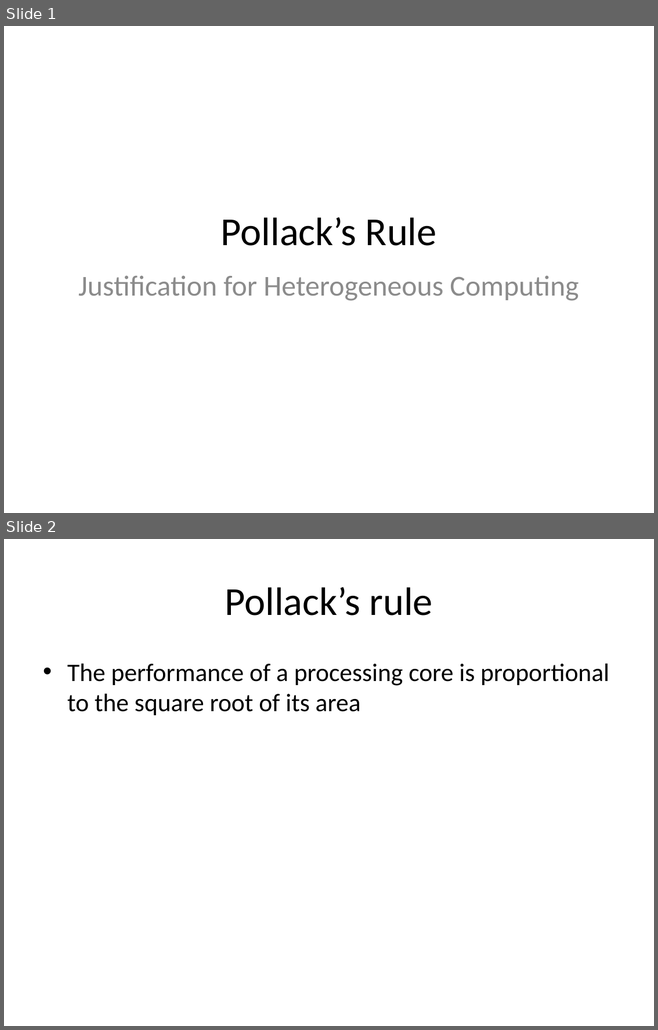
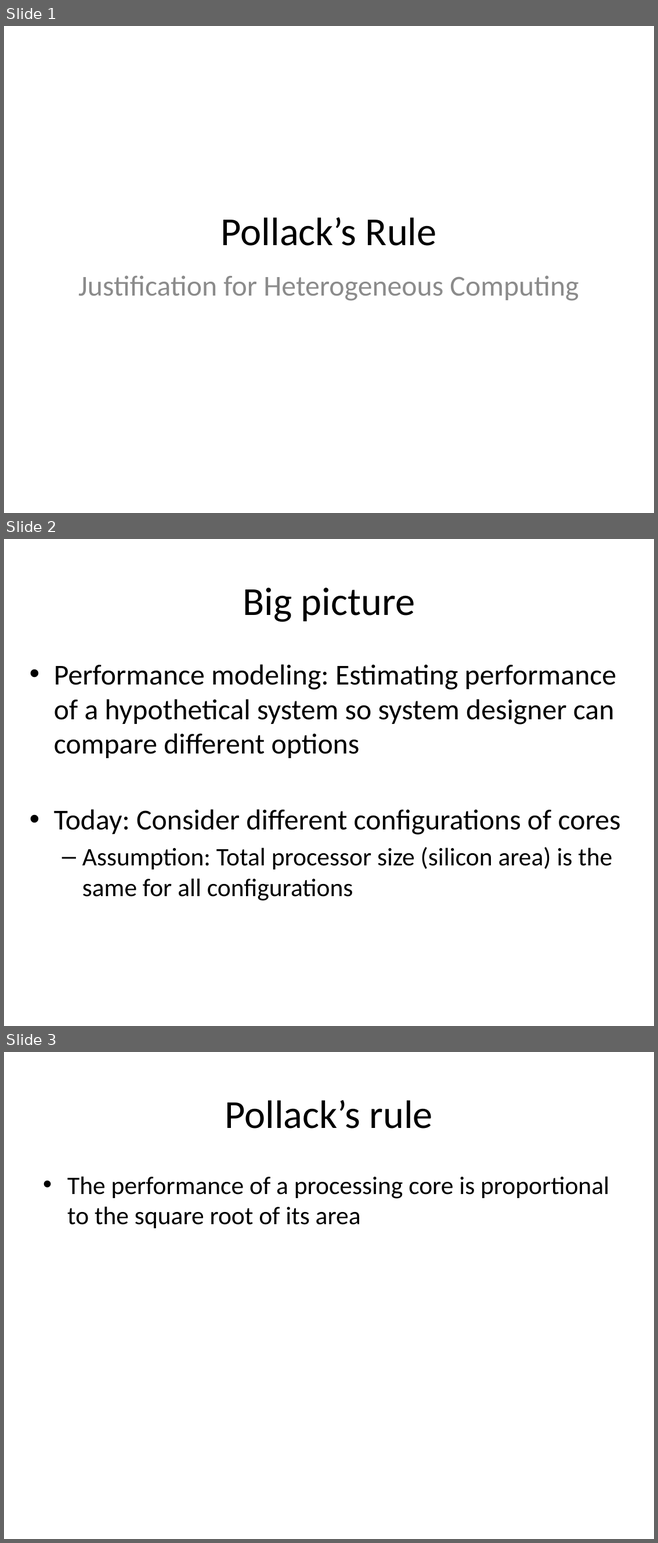
Before and after one commit to TeachingUndergradsCHC/modules, a slide deck: Fundamentals/pollacks_rule/lecture_slides.pptx. Shown one above the other, each under a label of ours: slides 1 and 2 before the commit, slides 1, 2 and 3 after it. The pictures are 658x1030 and 658x1543 pixels, drawn with LibreOffice and Linux fonts; fonts in the diff are those of the drawing. Boxes give left, top, right and bottom in pixels: in the first picture for what was removed or moved away, otherwise in the second. Text is boxed around its words. In the diff, an @@ line names an element or a change of style, - is before the commit and + after.

Commit message:
improve tables and add big picture slide

```diff
--- a/Fundamentals/pollacks_rule/lecture_slides.pptx
+++ b/Fundamentals/pollacks_rule/lecture_slides.pptx
@@ slide 2 added at (x1=4, y1=539, x2=654, y2=1026), background #FFFFFF @@
@@ title added at (x1=242, y1=588, x2=415, y2=622), 44 pt, text #000000 @@
+Big picture
@@ text added at (x1=54, y1=664, x2=621, y2=901), 32 pt, text #000000 @@
+• Performance modeling: Estimating performance of a hypothetical system so system designer can compare different options
+• Today: Consider different configurations of cores
+  – Assumption: Total processor size (silicon area) is the same for all configurations
@@ what was slide 2 is now slide 3 @@
```
Also in this commit, not shown: 2 slides changed, 3 other files.
